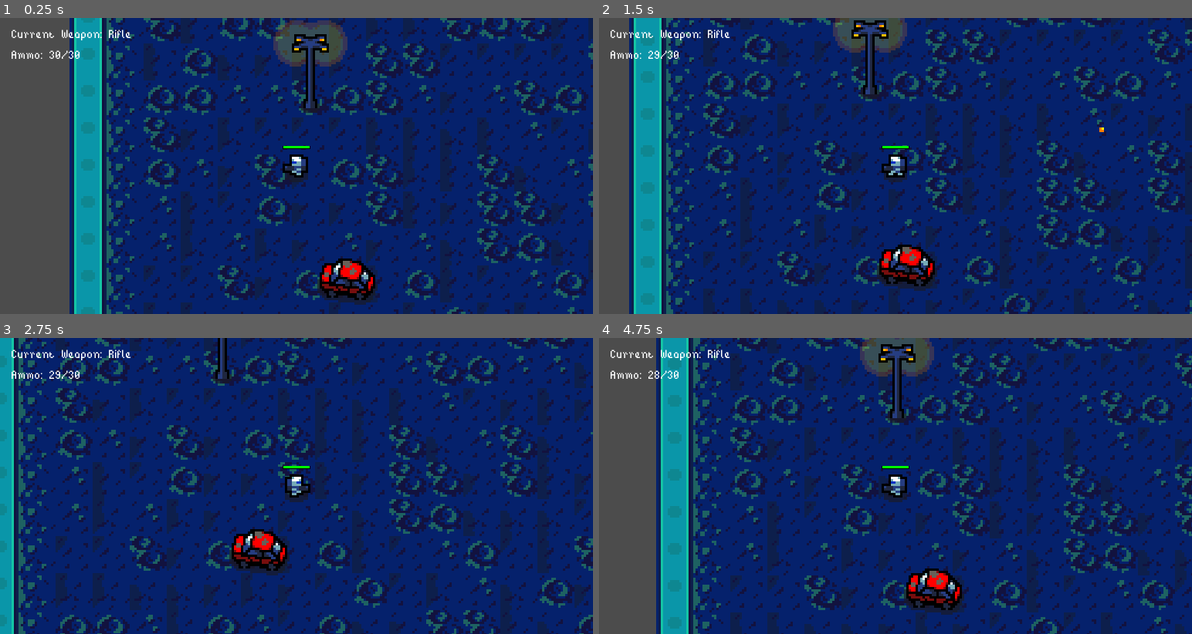
Above: before the commit, frames 1-4 (two rows, left to right).
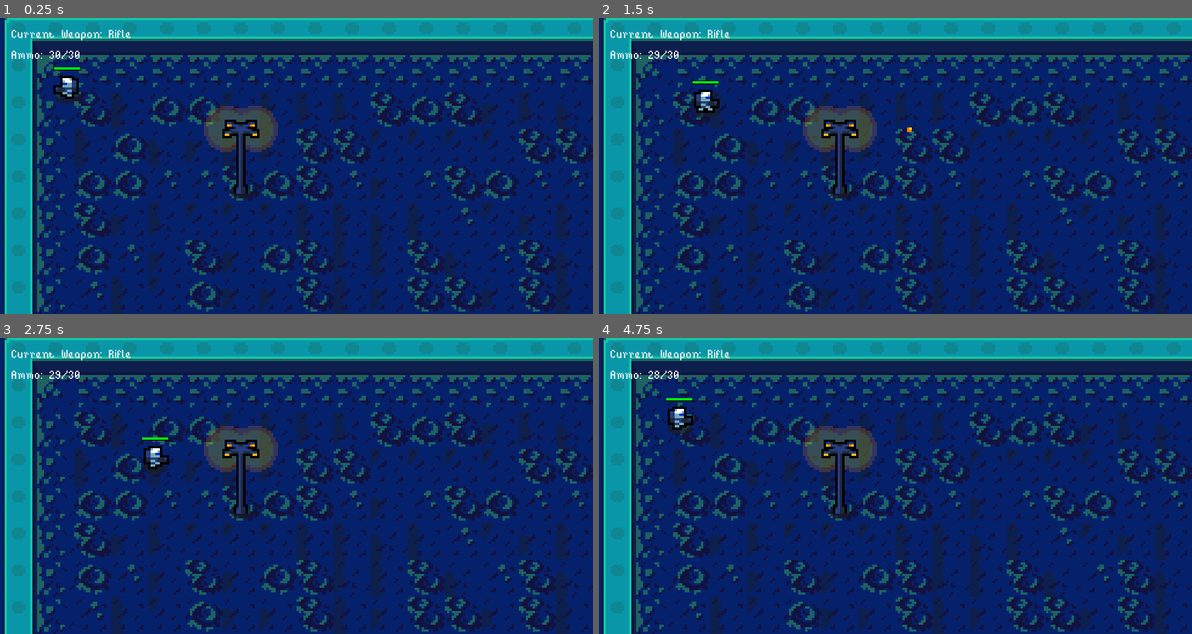
Above: after the commit, the same moments.

Repository: Gui-dev/topdown-shooter
Game: Godot game, scene res://scenes/management/game_level.tscn
Two runs of this game, one before a commit and one after it. Both use one fixed random seed, a clock stepped at 60 frames per second and the inputs below.
Inputs (mouse positions are in pixels of both pictures, inside the frame that each line leads up to):
- Up to frame 1 (0.25 s): no input
- Up to frame 2 (1.5 s): move the mouse to (1025, 151) at 0.52 s; hold Right (ui_right) 0.53-1.28 s; click (1025, 151) at 0.67 s; tap Space (ui_select) at 0.77 s; move the mouse to (776, 180) at 1.27 s; hold Down (ui_down) from 1.28 s (still down)
- Up to frame 3 (2.75 s): tap Space (ui_select) at 1.52 s; move the mouse to (355, 420) at 2.02 s; release Down (ui_down) at 2.03 s; hold Right (ui_right) from 2.03 s (still down)
- Up to frame 4 (4.75 s): move the mouse to (865, 545) at 2.77 s; release Right (ui_right) at 2.78 s; hold Up (ui_up) 2.78-3.53 s; click (865, 545) at 2.92 s; tap Space (ui_select) at 3.02, 3.77, 4.52 s; move the mouse to (1073, 530) at 3.52 s; hold Left (ui_left) from 3.53 s (still down); move the mouse to (717, 441) at 4.27 s

The runs differ from the first frame. In frame 1, 61% of the frame differs, in the area x 0-100%, y 0-100%; in frame 2, 57%; in frame 3, 56%; in frame 4, 61%.
Error after the commit: Invalid call. Nonexistent function 'init_bar' in base 'TextureProgress'. (res://scripts/environments/hitbox_area.gd:15)

Commit message:
feat: add camera limit, fake terrain and enemies

Diff:
--- a/project.godot
+++ b/project.godot
@@ -24,10 +24,25 @@
 "language": "GDScript",
 "path": "res://scripts/environments/base_effect.gd"
 }, {
+"base": "KinematicBody2D",
+"class": "Enemy",
+"language": "GDScript",
+"path": "res://scripts/enemies/enemy.gd"
+}, {
+"base": "Node2D",
+"class": "GameLevel",
+"language": "GDScript",
+"path": "res://scripts/management/game_level.gd"
+}, {
 "base": "BaseProjectile",
 "class": "Grenade",
 "language": "GDScript",
 "path": "res://scripts/player/grenade.gd"
+}, {
+"base": "Area2D",
+"class": "HitboxArea",
+"language": "GDScript",
+"path": "res://scripts/environments/hitbox_area.gd"
 }, {
 "base": "CanvasLayer",
 "class": "Interface",
@@ -53,7 +68,10 @@
 "AttackState": "",
 "BaseProjectile": "",
 "Effect": "",
+"Enemy": "",
+"GameLevel": "",
 "Grenade": "",
+"HitboxArea": "",
 "Interface": "",
 "MoveState": "",
 "Soldier": "",
--- a/scenes/management/game_level.tscn
+++ b/scenes/management/game_level.tscn
@@ -1,9 +1,11 @@
-[gd_scene load_steps=76 format=2]
+[gd_scene load_steps=78 format=2]
 
 [ext_resource path="res://scenes/player/assault.tscn" type="PackedScene" id=1]
 [ext_resource path="res://scenes/management/interface.tscn" type="PackedScene" id=2]
 [ext_resource path="res://assets/tile/terrain.png" type="Texture" id=3]
 [ext_resource path="res://assets/tile/props.png" type="Texture" id=4]
+[ext_resource path="res://scripts/management/game_level.gd" type="Script" id=5]
+[ext_resource path="res://scenes/enemies/spider.tscn" type="PackedScene" id=6]
 
 [sub_resource type="ConvexPolygonShape2D" id=2]
 points = PoolVector2Array( 0, 0, 16, 0, 16, 16, 0, 16 )
@@ -1202,6 +1204,7 @@
 28/z_index = 0
 
 [node name="GameLevel" type="Node2D"]
+script = ExtResource( 5 )
 
 [node name="terrain" type="Navigation2D" parent="."]
 
@@ -1222,7 +1225,10 @@
 [node name="Interface" parent="." instance=ExtResource( 2 )]
 
 [node name="Assault" parent="." instance=ExtResource( 1 )]
-position = Vector2( 98, 101 )
+position = Vector2( 29, 30 )
+
+[node name="Spider" parent="." instance=ExtResource( 6 )]
+position = Vector2( 288, 161 )
 
 [node name="layered_objects" type="YSort" parent="."]
 
--- /dev/null
+++ b/scripts/management/game_level.gd
@@ -0,0 +1,32 @@
+extends Node2D
+class_name GameLevel
+
+
+const CELL_SIZE: int = 16
+onready var assault: KinematicBody2D = $Assault
+onready var terrain: Navigation2D = $terrain
+onready var base_terrain: TileMap = $terrain/base_terrain
+
+
+func _ready() -> void:
+  define_camera_limit()
+
+
+func _process(_delta: float) -> void:
+  if assault == null:
+    return
+
+  send_player()
+
+
+func send_player() -> void:
+  get_tree().call_group('enemy', 'get_player', assault, terrain)
+
+
+func define_camera_limit() -> void:
+  var soldier_camera: Camera2D = assault.get_node('camera')
+  var used_rect_tile: Rect2 = base_terrain.get_used_rect()
+  soldier_camera.limit_left = int(used_rect_tile.position.x)
+  soldier_camera.limit_top = int(used_rect_tile.position.y)
+  soldier_camera.limit_right = int(used_rect_tile.size.x * CELL_SIZE)
+  soldier_camera.limit_bottom = int(used_rect_tile.size.y * CELL_SIZE)
